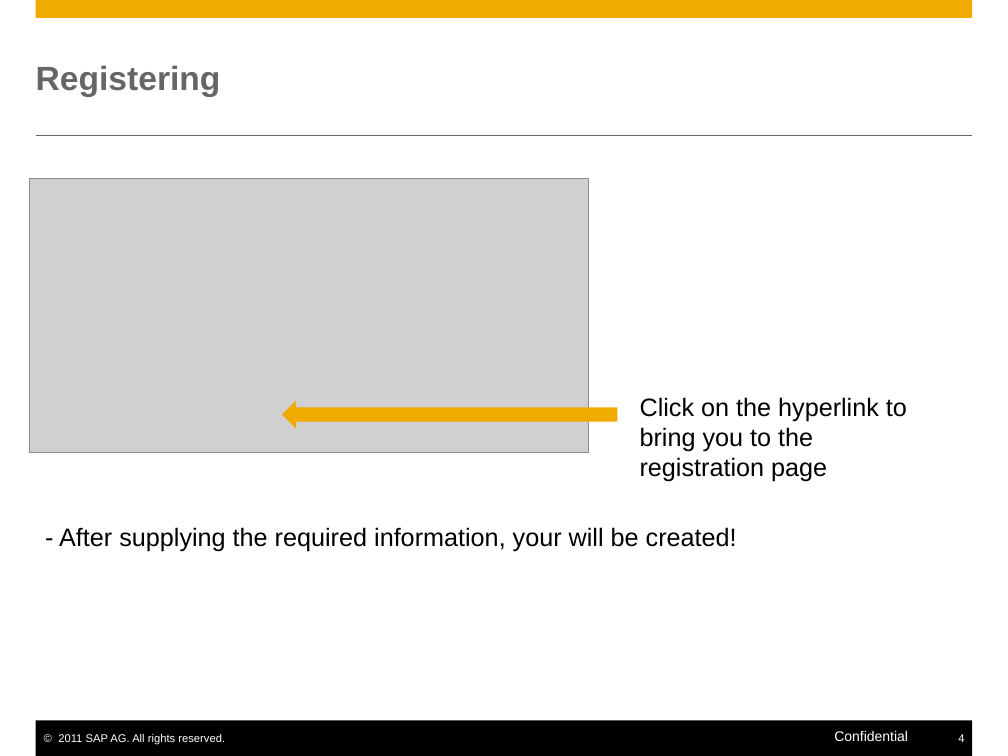
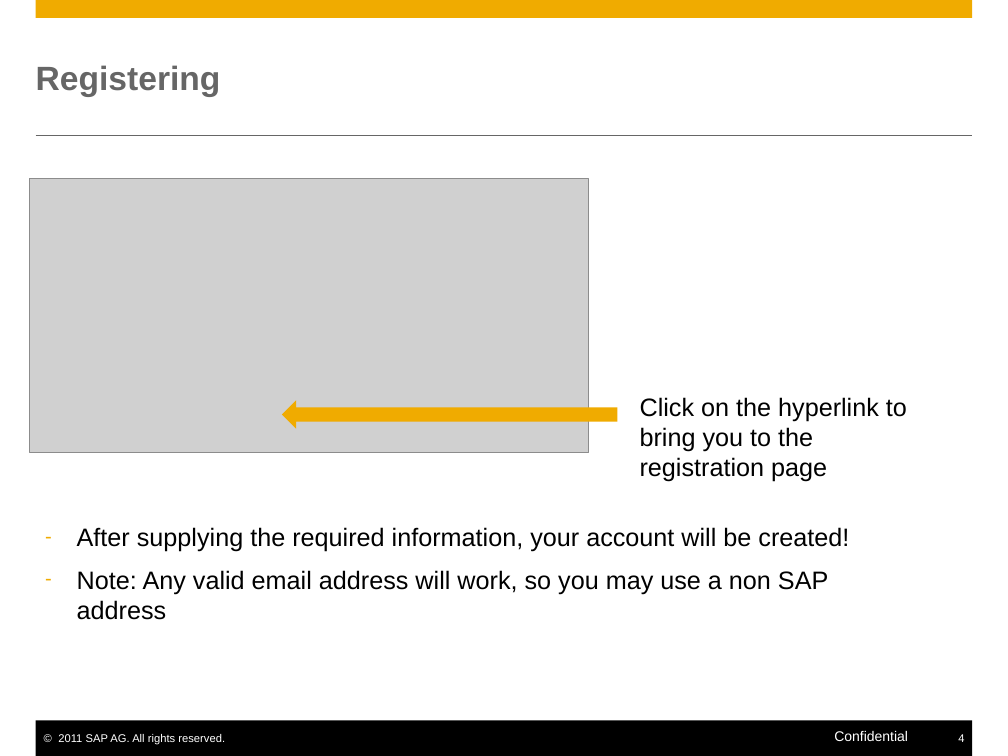
Before and after one commit to evanlouie/EXAM_system, a slide deck: slide 4 of The Exam System - User Guide.pptx. Drawn at 1008x756 pixels with LibreOffice and Linux fonts; fonts in the diff are those of the drawing; grey boxes stand for pictures. Boxes give left, top, right and bottom in pixels: in the first picture for what was removed or moved away, otherwise in the second. Text is boxed around its words. In the diff, an @@ line names an element or a change of style, - is before the commit and + after.

```diff
--- a/The Exam System - User Guide.pptx
+++ b/The Exam System - User Guide.pptx
@@ text at [77,527,849,620]: text changed @@
-- After supplying the required information, your will be created!
+– After supplying the required information, your account will be created!
+– Note: Any valid email address will work, so you may use a non SAP address
```
Also in this commit, not shown: 8 other slides changed, 2 slides added, 3 other files.
